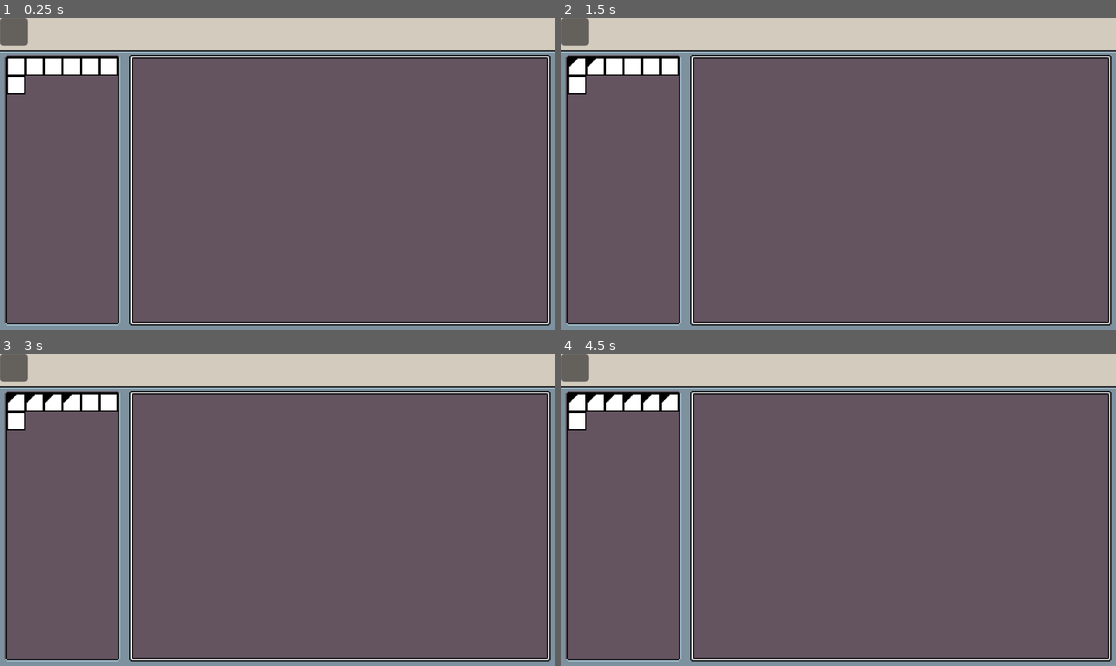
Above: before the commit, frames 1-4 (two rows, left to right).
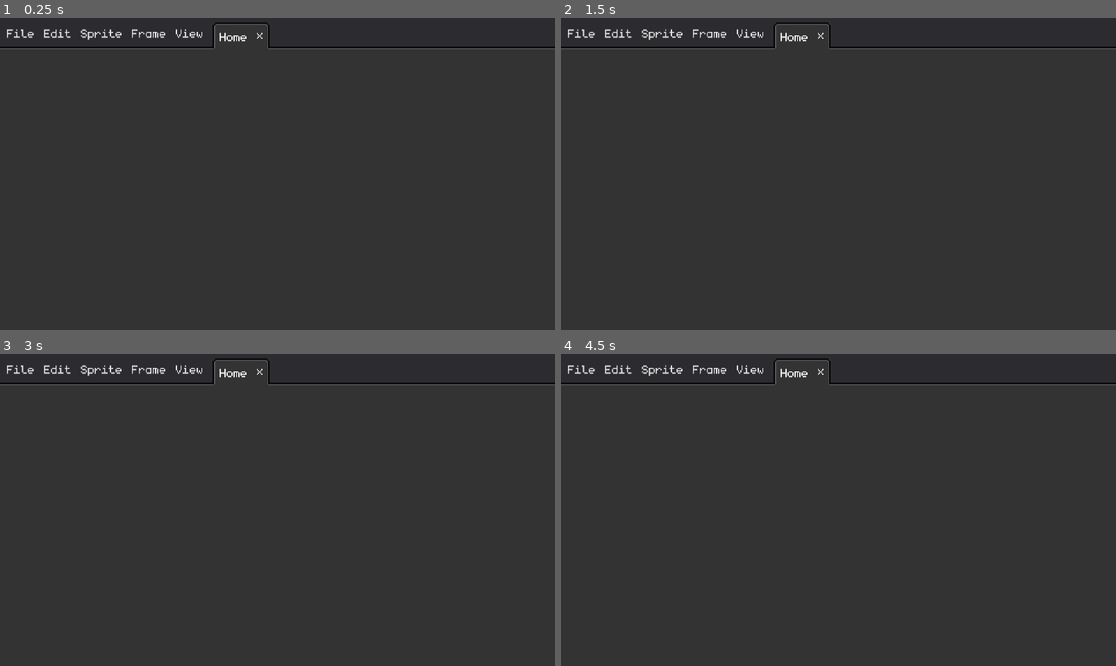
Above: after the commit, the same moments.

Repository: WirelessNine/Pixel-Sprite
Game: Godot game, scene res://scenes/main/main.tscn
Two runs of this game, one before a commit and one after it. Both use one fixed random seed, a clock stepped at 60 frames per second and the inputs below. Before the commit the project starts from res://test/test.tscn.
Inputs (mouse positions are in pixels of both pictures, inside the frame that each line leads up to):
- Up to frame 1 (0.25 s): no input
- Up to frame 2 (1.5 s): click (577, 67) at 0.52 s; click (594, 67) at 1.27 s
- Up to frame 3 (3 s): click (55, 403) at 2.02 s; click (72, 403) at 2.77 s
- Up to frame 4 (4.5 s): click (649, 403) at 3.52 s; click (672, 403) at 4.27 s

The runs differ from the first frame. In frame 1, 99% of the frame differs, in the area x 0-100%, y 0-100%; in frame 2, 99%; in frame 3, 99%; in frame 4, 99%.

Commit message:
Create main screen

Diff:
--- a/project.godot
+++ b/project.godot
@@ -11,7 +11,7 @@
 [application]
 
 config/name="Pixel Sprite"
-run/main_scene="uid://dj337nc3yuphj"
+run/main_scene="uid://cv73j3jhbhaef"
 config/features=PackedStringArray("4.7", "Forward Plus")
 run/low_processor_mode=true
 config/icon="res://icon.svg"
@@ -20,13 +20,17 @@
 
 MenuManager="*uid://yt4k544va37f"
 
+[debug]
+
+gdscript/warnings/unused_signal=0
+gdscript/warnings/untyped_declaration=2
+
 [display]
 
 window/size/viewport_width=960
 window/size/viewport_height=540
 window/size/mode=2
 window/stretch/aspect="expand"
-window/stretch/scale=2.0
 
 [editor_plugins]
 
--- /dev/null
+++ b/resources/visual/theme/atlases/close.tres
@@ -0,0 +1,7 @@
+[gd_resource type="AtlasTexture" format=3 uid="uid://ddf8v30ma8mjb"]
+
+[ext_resource type="Texture2D" uid="uid://dw0302lcwkc0q" path="res://assets/spritesheets/theme.png" id="1_jiwsn"]
+
+[resource]
+atlas = ExtResource("1_jiwsn")
+region = Rect2(5, 117, 5, 5)
--- /dev/null
+++ b/resources/visual/theme/atlases/right.tres
@@ -0,0 +1,7 @@
+[gd_resource type="AtlasTexture" format=3 uid="uid://8slcja17vfj3"]
+
+[ext_resource type="Texture2D" uid="uid://dw0302lcwkc0q" path="res://assets/spritesheets/theme.png" id="1_yuy80"]
+
+[resource]
+atlas = ExtResource("1_yuy80")
+region = Rect2(23, 117, 3, 5)
--- /dev/null
+++ b/resources/visual/theme/styleboxes/button/empty.tres
@@ -0,0 +1,7 @@
+[gd_resource type="StyleBoxEmpty" format=3 uid="uid://dlyv26unl1454"]
+
+[resource]
+content_margin_left = 4.0
+content_margin_top = 4.0
+content_margin_right = 4.0
+content_margin_bottom = 4.0
--- /dev/null
+++ b/resources/visual/theme/styleboxes/button/flat_pressed.tres
@@ -0,0 +1,11 @@
+[gd_resource type="StyleBoxTexture" format=3 uid="uid://dwckkqd8xqeb3"]
+
+[ext_resource type="Texture2D" uid="uid://dw0302lcwkc0q" path="res://assets/spritesheets/theme.png" id="1_0qxfs"]
+
+[resource]
+texture = ExtResource("1_0qxfs")
+texture_margin_left = 4.0
+texture_margin_top = 4.0
+texture_margin_right = 4.0
+texture_margin_bottom = 4.0
+region_rect = Rect2(0, 16, 16, 16)
--- /dev/null
+++ b/resources/visual/theme/styleboxes/button/tab_normal.tres
@@ -0,0 +1,11 @@
+[gd_resource type="StyleBoxTexture" format=3 uid="uid://rmdpejrxe3uy"]
+
+[ext_resource type="Texture2D" uid="uid://dw0302lcwkc0q" path="res://assets/spritesheets/theme.png" id="1_f4o0g"]
+
+[resource]
+texture = ExtResource("1_f4o0g")
+texture_margin_left = 6.0
+texture_margin_top = 3.0
+texture_margin_right = 6.0
+texture_margin_bottom = 1.0
+region_rect = Rect2(48, 16, 16, 16)
--- /dev/null
+++ b/resources/visual/theme/styleboxes/button/tab_pressed.tres
@@ -0,0 +1,12 @@
+[gd_resource type="StyleBoxTexture" format=3 uid="uid://dnfw5hce3pxb4"]
+
+[ext_resource type="Texture2D" uid="uid://dw0302lcwkc0q" path="res://assets/spritesheets/theme.png" id="1_1rjce"]
+
+[resource]
+texture = ExtResource("1_1rjce")
+texture_margin_left = 6.0
+texture_margin_top = 3.0
+texture_margin_right = 6.0
+texture_margin_bottom = 1.0
+expand_margin_bottom = 2.0
+region_rect = Rect2(64, 16, 16, 16)
--- /dev/null
+++ b/resources/visual/theme/styleboxes/panel/popup.tres
@@ -0,0 +1,11 @@
+[gd_resource type="StyleBoxTexture" format=3 uid="uid://dasa6peb8mllx"]
+
+[ext_resource type="Texture2D" uid="uid://dw0302lcwkc0q" path="res://assets/spritesheets/theme.png" id="1_ekfxy"]
+
+[resource]
+texture = ExtResource("1_ekfxy")
+texture_margin_left = 4.0
+texture_margin_top = 4.0
+texture_margin_right = 4.0
+texture_margin_bottom = 5.0
+region_rect = Rect2(32, 16, 16, 16)
--- /dev/null
+++ b/resources/visual/theme/styleboxes/separator/popup_separator.tres
@@ -0,0 +1,4 @@
+[gd_resource type="StyleBoxLine" format=3 uid="uid://boga0ullpqw5p"]
+
+[resource]
+color = Color(0.1254902, 0.12941177, 0.14509805, 1)
--- a/resources/visual/theme/theme.tres
+++ b/resources/visual/theme/theme.tres
@@ -1,20 +1,54 @@
 [gd_resource type="Theme" format=3 uid="uid://csit11glgk4nh"]
 
 [ext_resource type="StyleBox" uid="uid://dmkq0ralyjapl" path="res://resources/visual/theme/styleboxes/button/color_normal.tres" id="1_7p8p5"]
+[ext_resource type="StyleBox" uid="uid://dlyv26unl1454" path="res://resources/visual/theme/styleboxes/button/empty.tres" id="1_t74le"]
+[ext_resource type="StyleBox" uid="uid://bljnkldxfbj40" path="res://resources/visual/theme/styleboxes/button/hover.tres" id="1_ualjv"]
 [ext_resource type="StyleBox" uid="uid://bypo2e7k2i0uc" path="res://resources/visual/theme/styleboxes/panel/background.tres" id="2_7bn12"]
+[ext_resource type="StyleBox" uid="uid://b5lqiagpp7foy" path="res://resources/visual/theme/styleboxes/button/normal.tres" id="2_7p8p5"]
 [ext_resource type="StyleBox" uid="uid://dbyir067cruxq" path="res://resources/visual/theme/styleboxes/button/color_pressed.tres" id="2_t74le"]
 [ext_resource type="StyleBox" uid="uid://cf7ptgipoiidm" path="res://resources/visual/theme/styleboxes/panel/foreground.tres" id="3_7bn12"]
+[ext_resource type="StyleBox" uid="uid://dwckkqd8xqeb3" path="res://resources/visual/theme/styleboxes/button/flat_pressed.tres" id="3_8pfkj"]
+[ext_resource type="StyleBox" uid="uid://cdmytwboi2108" path="res://resources/visual/theme/styleboxes/button/pressed.tres" id="3_t74le"]
 [ext_resource type="StyleBox" uid="uid://bmp606rbvbbn7" path="res://resources/visual/theme/styleboxes/panel/inset.tres" id="4_2fqcs"]
 [ext_resource type="StyleBox" uid="uid://c0qfl5y5auslq" path="res://resources/visual/theme/styleboxes/panel/section.tres" id="5_fsea4"]
 [ext_resource type="FontFile" uid="uid://cgd8wm7x40h8l" path="res://assets/fonts/monogram-extended.ttf" id="5_qvm3q"]
+[ext_resource type="Texture2D" uid="uid://8slcja17vfj3" path="res://resources/visual/theme/atlases/right.tres" id="6_qfmn5"]
+[ext_resource type="StyleBox" uid="uid://boga0ullpqw5p" path="res://resources/visual/theme/styleboxes/separator/popup_separator.tres" id="6_wr31a"]
+[ext_resource type="StyleBox" uid="uid://dasa6peb8mllx" path="res://resources/visual/theme/styleboxes/panel/popup.tres" id="7_2cytp"]
+[ext_resource type="StyleBox" uid="uid://rmdpejrxe3uy" path="res://resources/visual/theme/styleboxes/button/tab_normal.tres" id="8_fbrr7"]
+[ext_resource type="Texture2D" uid="uid://ddf8v30ma8mjb" path="res://resources/visual/theme/atlases/close.tres" id="8_wr31a"]
+[ext_resource type="StyleBox" uid="uid://dnfw5hce3pxb4" path="res://resources/visual/theme/styleboxes/button/tab_pressed.tres" id="9_wr31a"]
 
 [resource]
 default_font = ExtResource("5_qvm3q")
+Button/styles/hover = ExtResource("1_ualjv")
+Button/styles/normal = ExtResource("2_7p8p5")
+Button/styles/pressed = ExtResource("3_t74le")
+MenuBar/colors/font_hover_color = Color(0.73300475, 0.73300564, 0.733005, 1)
+MenuBar/constants/h_separation = 0
+MenuBar/styles/hover = ExtResource("1_t74le")
+MenuBar/styles/normal = ExtResource("1_t74le")
+MenuBar/styles/pressed = ExtResource("3_8pfkj")
+PopupMenu/icons/submenu = ExtResource("6_qfmn5")
+PopupMenu/styles/hover = ExtResource("3_8pfkj")
+PopupMenu/styles/labeled_separator_left = ExtResource("6_wr31a")
+PopupMenu/styles/labeled_separator_right = ExtResource("6_wr31a")
+PopupMenu/styles/panel = ExtResource("7_2cytp")
+PopupMenu/styles/separator = ExtResource("6_wr31a")
+TabBar/constants/tab_separation = 1
+TabBar/icons/close = ExtResource("8_wr31a")
+TabBar/styles/button_highlight = ExtResource("1_t74le")
+TabBar/styles/button_pressed = ExtResource("1_t74le")
+TabBar/styles/tab_hovered = ExtResource("8_fbrr7")
+TabBar/styles/tab_selected = ExtResource("9_wr31a")
+TabBar/styles/tab_unselected = ExtResource("8_fbrr7")
 button_color/base_type = &"Button"
 button_color/styles/hover = ExtResource("1_7p8p5")
 button_color/styles/hover_pressed = ExtResource("2_t74le")
 button_color/styles/normal = ExtResource("1_7p8p5")
 button_color/styles/pressed = ExtResource("2_t74le")
+h_box_small/base_type = &"HBoxContainer"
+h_box_small/constants/separation = 2
 panel_background/base_type = &"PanelContainer"
 panel_background/styles/panel = ExtResource("2_7bn12")
 panel_foreground/base_type = &"PanelContainer"
@@ -23,3 +57,5 @@
 panel_inset/styles/panel = ExtResource("4_2fqcs")
 panel_section/base_type = &"PanelContainer"
 panel_section/styles/panel = ExtResource("5_fsea4")
+v_box_small/base_type = &"VBoxContainer"
+v_box_small/constants/separation = 2
--- a/scenes/main/main.gd
+++ b/scenes/main/main.gd
@@ -1 +1,80 @@
 extends Control
+
+@onready var menu_bar: MenuBar = %MenuBar
+
+@onready var file_menu: PopupMenu = %File
+@onready var edit_menu: PopupMenu = %Edit
+@onready var sprite_menu: PopupMenu = %Sprite
+@onready var frame_menu: PopupMenu = %Frame
+@onready var view_menu: PopupMenu = %View
+
+@onready var tabs: TabBar = %Tabs
+
+
+func _ready() -> void:
+	_handle_scale()
+
+	_create_home_tab()
+	_create_file_menu_items()
+	_create_edit_menu_items()
+
+
+func _handle_scale() -> void:
+	var window_size_y: int = get_window().size.y
+
+	if window_size_y >= 1200:
+		get_window().content_scale_factor = 5.0
+	else:
+		get_window().content_scale_factor = 2.0
+
+
+func _create_home_tab() -> void:
+	for x: int in tabs.tab_count:
+		if tabs.get_tab_title(x) == "Home":
+			return
+
+	tabs.add_tab("Home")
+	var tab_id: int = tabs.tab_count - 1
+
+	tabs.move_tab(tab_id, 0)
+
+
+func _create_file_menu_items() -> void:
+	file_menu.add_item("New")
+	file_menu.add_item("Open")
+
+	file_menu.add_separator()
+
+	file_menu.add_item("Save")
+	file_menu.add_item("Save As")
+	file_menu.add_item("Close")
+
+
+func _create_edit_menu_items() -> void:
+	edit_menu.add_item("Undo")
+	edit_menu.add_item("Redo")
+
+	edit_menu.add_separator()
+
+	edit_menu.add_item("Cut")
+	edit_menu.add_item("Copy")
+	edit_menu.add_item("Paste")
+	edit_menu.add_item("Delete")
+
+	edit_menu.add_separator()
+
+	var rotate_submenu := PopupMenu.new()
+
+	rotate_submenu.add_item("180°")
+	rotate_submenu.add_item("90° CW")
+	rotate_submenu.add_item("90° CCW")
+
+	edit_menu.add_child(rotate_submenu)
+	edit_menu.add_submenu_node_item("Rotate", rotate_submenu)
+
+	edit_menu.add_item("Flip Horizontal")
+	edit_menu.add_item("Flip Vertical")
+
+	edit_menu.add_separator()
+
+	edit_menu.add_item("Settings")
--- a/scenes/main/main.tscn
+++ b/scenes/main/main.tscn
@@ -11,3 +11,61 @@
 theme_type_variation = &"panel_background"
 script = ExtResource("1_hyk8p")
 metadata/_edit_lock_ = true
+
+[node name="MainVBox" type="VBoxContainer" parent="." unique_id=379285437]
+layout_mode = 2
+theme_override_constants/separation = 2
+
+[node name="MenuMargin" type="MarginContainer" parent="MainVBox" unique_id=1114260007]
+layout_mode = 2
+theme_override_constants/margin_left = 2
+theme_override_constants/margin_top = 2
+theme_override_constants/margin_right = 2
+
+[node name="MenuHBox" type="HBoxContainer" parent="MainVBox/MenuMargin" unique_id=1975941844]
+layout_mode = 2
+
+[node name="MenuBar" type="MenuBar" parent="MainVBox/MenuMargin/MenuHBox" unique_id=1253525581]
+unique_name_in_owner = true
+layout_mode = 2
+
+[node name="File" type="PopupMenu" parent="MainVBox/MenuMargin/MenuHBox/MenuBar" unique_id=1023139996]
+unique_name_in_owner = true
+canvas_item_default_texture_filter = 0
+oversampling_override = 1.0
+
+[node name="Edit" type="PopupMenu" parent="MainVBox/MenuMargin/MenuHBox/MenuBar" unique_id=958992046]
+unique_name_in_owner = true
+canvas_item_default_texture_filter = 0
+oversampling_override = 1.0
+
+[node name="Sprite" type="PopupMenu" parent="MainVBox/MenuMargin/MenuHBox/MenuBar" unique_id=865037196]
+unique_name_in_owner = true
+canvas_item_default_texture_filter = 0
+oversampling_override = 1.0
+
+[node name="Frame" type="PopupMenu" parent="MainVBox/MenuMargin/MenuHBox/MenuBar" unique_id=1888925920]
+unique_name_in_owner = true
+canvas_item_default_texture_filter = 0
+oversampling_override = 1.0
+
+[node name="View" type="PopupMenu" parent="MainVBox/MenuMargin/MenuHBox/MenuBar" unique_id=1764373970]
+unique_name_in_owner = true
+canvas_item_default_texture_filter = 0
+oversampling_override = 1.0
+
+[node name="Tabs" type="TabBar" parent="MainVBox/MenuMargin/MenuHBox" unique_id=2113150327]
+unique_name_in_owner = true
+z_index = 1
+layout_mode = 2
+size_flags_horizontal = 3
+offset_transform_enabled = true
+offset_transform_position = Vector2(0, 2)
+offset_transform_visual_only = false
+tab_close_display_policy = 2
+drag_to_rearrange_enabled = true
+
+[node name="ScreensPanel" type="PanelContainer" parent="MainVBox" unique_id=1592119909]
+layout_mode = 2
+size_flags_vertical = 3
+theme_type_variation = &"panel_foreground"
Binary file changed: assets/spritesheets/theme.png
Not shown, changed: kanban_tasks_data.kanban
